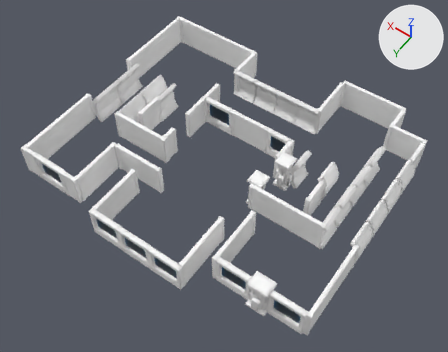
Two versions of the FBX model jam-unity-project/Assets/Art/Ship/ship_walls.fbx, one commit apart.
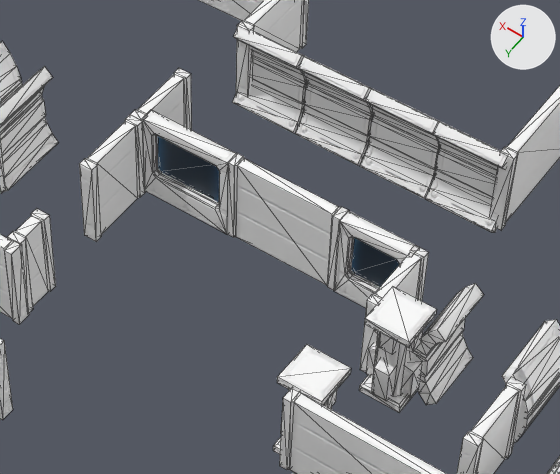
Each version is shown whole from a 50 mm lens placed at (-13.44, 19.51, 29.0), pointed at (-0.32, 1.14, 0.13), then close up on the part from 36% to 75% of the width and 18% to 60% of the height. Every picture has the same lights, and +X, +Y and +Z are marked at upper right. The close-ups show mesh edges as thin lines. Where no turn or scale is listed for an object, it has been applied to the vertices.

In view in the first close-up: 'Base4', 'ship_wall_column3', 'ship_wall_linear_014', 'ship_wall_linear_027', 'ship_wall_linear_028', 'ship_wall_linear_04', 'ship_wall_round14', 'ship_wall_round15', 'ship_wall_round16', 'ship_wall_round17', 'ship_wall_round18', 'ship_wall_round4'.
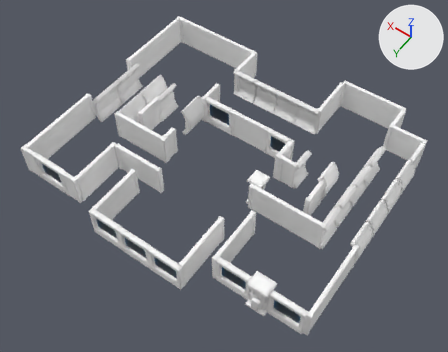
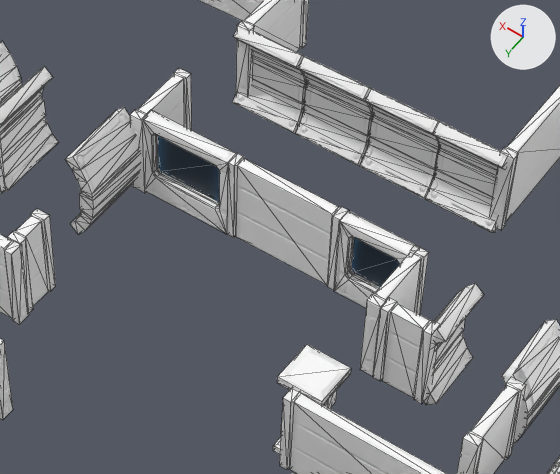
Pixel boxes (x1, y1, x2, y2) of what changed, in the close-ups (560 x 474 px):
```json
{"object": "ship_wall_column3", "change": "deleted", "before": [359, 286, 437, 413]}
{"object": "ship_wall_linear_027", "change": "deleted", "before": [79, 115, 145, 242]}
{"object": "ship_wall_round19", "change": "added", "after": [65, 107, 141, 235]}
{"object": "ship_wall_linear_029", "change": "added", "after": [373, 297, 440, 404]}
```

Scene script edits in JSON lines:
```json
{"op": "add", "block": "me_mesh_063_1", "code": ["me_mesh_063_1 = bpy.data.meshes.new('Mesh.063')", "me_mesh_063_1.from_pydata(...)  # 24 vertices, 44 faces; spans x -0.77..0.29, y 0.0..0.3, z 0.0..2.0", "me_mesh_063_1.materials.append(mat_atlas20)  # its picture is missing"]}
{"op": "add", "block": "me_mesh_064_1", "code": ["me_mesh_064_1 = bpy.data.meshes.new('Mesh.064')", "me_mesh_064_1.from_pydata(...)  # 46 vertices, 88 faces; spans x -24.0..38.0, y -19.0..201.0, z -81.0..81.0", "me_mesh_064_1.materials.append(mat_atlas3)  # its picture is missing"]}
{"op": "remove", "block": "ob_ship_wall_linear_027", "code": ["ob_ship_wall_linear_027 = bpy.data.objects.new('ship_wall_linear_027', me_mesh_063)", "ob_ship_wall_linear_027.location = (3.51, -1.83, 0.0)"]}
{"op": "remove", "block": "ob_ship_wall_column3", "code": ["ob_ship_wall_column3 = bpy.data.objects.new('ship_wall_column3', me_mesh_059)", "ob_ship_wall_column3.location = (-3.37, -0.55, 0.0)"]}
{"op": "add", "block": "ob_ship_wall_linear_029", "code": ["ob_ship_wall_linear_029 = bpy.data.objects.new('ship_wall_linear_029', me_mesh_063_1)", "ob_ship_wall_linear_029.location = (-3.25, -0.82, 0.0)"]}
{"op": "add", "block": "ob_ship_wall_round19", "code": ["ob_ship_wall_round19 = bpy.data.objects.new('ship_wall_round19', me_mesh_064_1)", "ob_ship_wall_round19.parent = ob_ship_walls", "ob_ship_wall_round19.location = (367.2, 0.0, 108.6)", "ob_ship_wall_round19.rotation_euler = (-3.142, 0.0, 0.0)  # degrees (-180, 0, 0)", "ob_ship_wall_round19.scale = (-1.0, -1.0, -1.0)"]}
```
